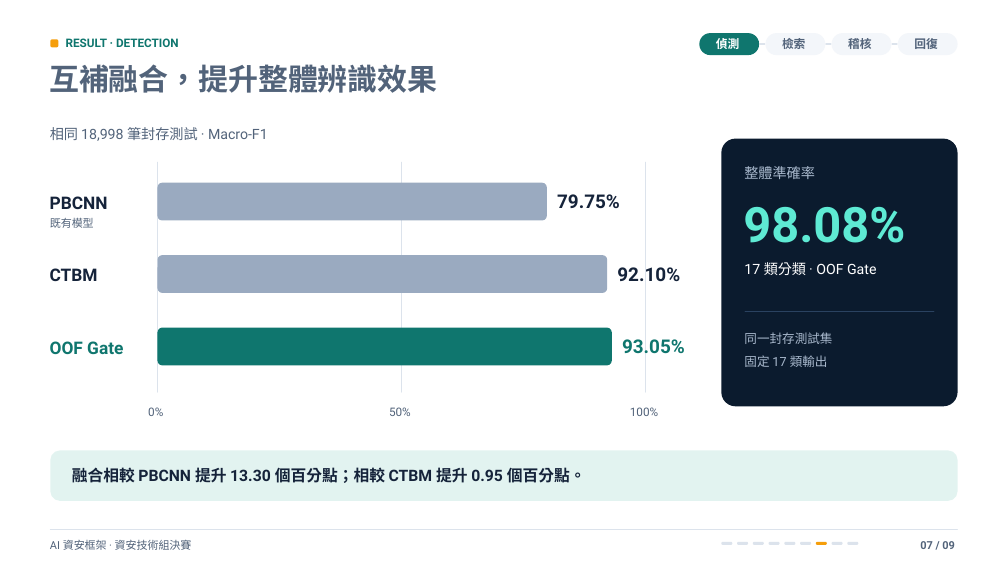
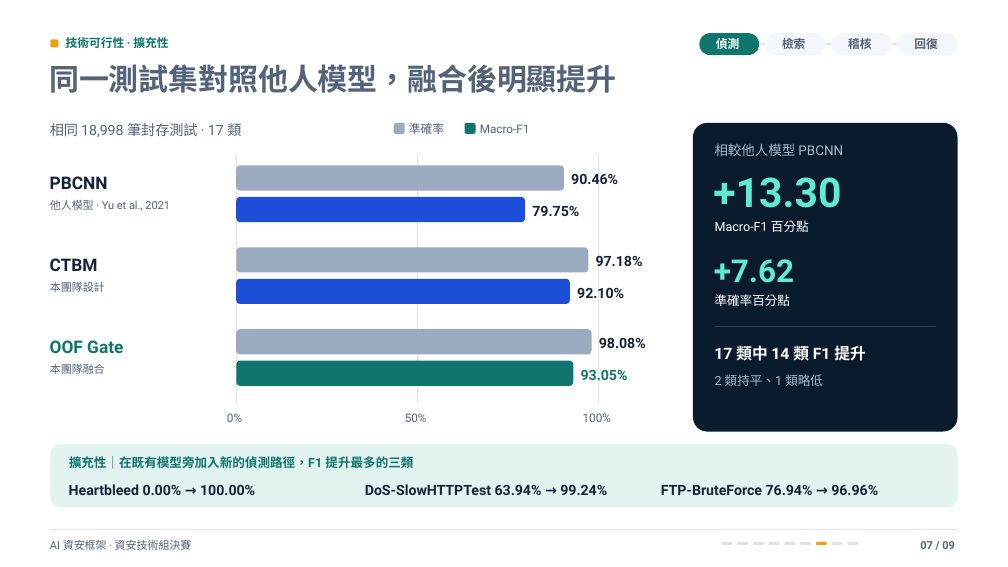
Before and after one commit to Lily09-project/innoserve-competition, a slide deck: slide 7 of deliverables/決賽簡報_AI資安框架.pptx. Drawn at 1008x567 pixels with LibreOffice and Linux fonts; fonts in the diff are those of the drawing. Boxes give left, top, right and bottom in pixels: in the first picture for what was removed or moved away, otherwise in the second. Text is boxed around its words. In the diff, an @@ line names an element or a change of style, - is before the commit and + after.

```diff
--- a/deliverables/決賽簡報_AI資安框架.pptx
+++ b/deliverables/決賽簡報_AI資安框架.pptx
@@ text removed at <box>66,38,179,47</box> @@
-RESULT · DETECTION
@@ text added at <box>66,37,168,48</box>, 11.2 pt, text #0F766E, bold @@
+技術可行性 · 擴充性
@@ text removed at <box>49,64,437,93</box> @@
-互補融合，提升整體辨識效果
@@ text added at <box>49,64,616,93</box>, 28.5 pt, text #52637A, bold @@
+同一測試集對照他人模型，融合後明顯提升
@@ text at <box>50,123,241,137</box>: text changed @@
-相同 18,998 筆封存測試 · Macro-F1
+相同 18,998 筆封存測試 · 17 類
@@ text at <box>409,123,444,134</box>: text changed; size 13.5 to 11.2 pt; text colour #A8B8CC to #52637A @@
-整體準確率
+準確率
@@ rounded rectangle: place and size @@
-rounded rectangle at <box>721,138,957,406</box>
+rounded rectangle at <box>693,123,958,431</box>
@@ text "PBCNN": place and size @@
-text "PBCNN" at <box>50,196,108,209</box>
+text "PBCNN" at <box>50,176,108,189</box>
@@ proportions changed in 5 elements at <box>51,445,958,507</box>, <box>693,123,958,431</box>, <box>236,247,588,272</box>, <box>236,361,573,386</box>, <box>236,166,563,191</box> @@
@@ freeform shape: place and size @@
-freeform shape at <box>157,163,158,392</box>
+freeform shape at <box>236,154,237,403</box>
@@ rounded rectangle: place and size @@
-rounded rectangle at <box>157,183,547,221</box>
+rounded rectangle at <box>236,166,563,191</box>
@@ freeform shape: place and size @@
-freeform shape at <box>402,163,402,392</box>
+freeform shape at <box>417,154,418,403</box>
@@ freeform shape: place and size @@
-freeform shape at <box>646,163,647,392</box>
+freeform shape at <box>599,154,600,403</box>
@@ text "79.75%": place and size @@
-text "79.75%" at <box>557,194,620,208</box>
+text "79.75%" at <box>532,205,579,216</box>
@@ text "CTBM": place and size @@
-text "CTBM" at <box>50,268,98,281</box>
+text "CTBM" at <box>50,258,98,271</box>
@@ rounded rectangle: place and size @@
-rounded rectangle at <box>157,256,607,293</box>
+rounded rectangle at <box>236,247,588,272</box>
@@ text "92.10%": place and size @@
-text "92.10%" at <box>617,267,680,281</box>
+text "92.10%" at <box>577,287,624,298</box>
@@ freeform shape: place and size @@
-freeform shape at <box>745,312,934,312</box>
+freeform shape at <box>715,326,936,327</box>
@@ text "98.08%": place and size @@
-text "98.08%" at <box>743,207,905,243</box>
+text "98.08%" at <box>599,337,646,348</box>
@@ text "98.08%" at <box>599,337,646,348</box>: size 46.5 to 13.5 pt, text colour #5EEAD4 to #15233A @@
@@ rounded rectangle: place and size @@
-rounded rectangle at <box>157,327,612,365</box>
+rounded rectangle at <box>236,361,573,386</box>
@@ size 18 to 13.5 pt in 3 elements at <box>532,205,579,216</box>, <box>577,287,624,298</box>, <box>581,369,628,381</box> @@
@@ text "93.05%": place and size @@
-text "93.05%" at <box>622,339,685,354</box>
+text "93.05%" at <box>581,369,628,381</box>
@@ text "0%": place and size @@
-text "0%" at <box>148,407,163,416</box>
+text "0%" at <box>227,413,242,422</box>
@@ text "50%": place and size @@
-text "50%" at <box>389,407,411,416</box>
+text "50%" at <box>405,413,427,422</box>
@@ text "100%": place and size @@
-text "100%" at <box>630,407,658,416</box>
+text "100%" at <box>583,413,611,422</box>
@@ rounded rectangle: place and size @@
-rounded rectangle at <box>51,451,958,501</box>
+rounded rectangle at <box>51,445,958,507</box>
@@ group removed at <box>50,218,876,483</box>: 5 texts @@
-既有模型
-17 類分類 · OOF Gate
-同一封存測試集
-固定 17 類輸出
-融合相較 PBCNN 提升 13.30 個百分點；相較 CTBM 提升 0.95 個百分點。
@@ group added at <box>50,123,878,495</box>: 17 texts, 5 rounded rectangles @@
+Macro-F1
+他人模型 · Yu et al., 2021
+90.46%
+本團隊設計
+97.18%
+本團隊融合
+相較他人模型 PBCNN
++13.30
+Macro-F1 百分點
++7.62
+準確率百分點
+17 類中 14 類 F1 提升
+2 類持平、1 類略低
+擴充性｜在既有模型旁加入新的偵測路徑，F1 提升最多的三類
+Heartbleed 0.00% → 100.00%
+DoS-SlowHTTPTest 63.94% → 99.24%
+FTP-BruteForce 76.94% → 96.96%
```
Also in this commit, not shown: 5 other slides changed, 34 other files.
